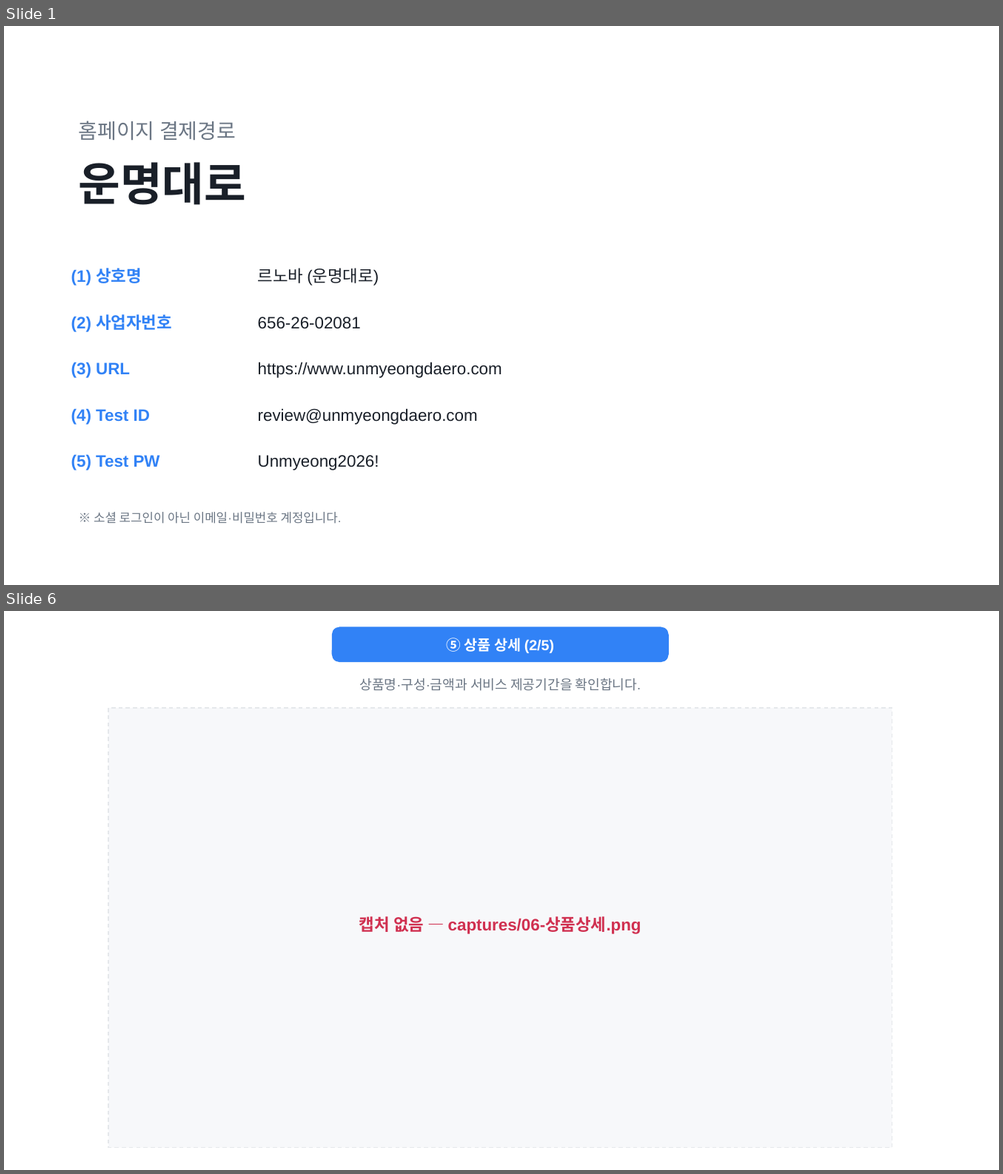
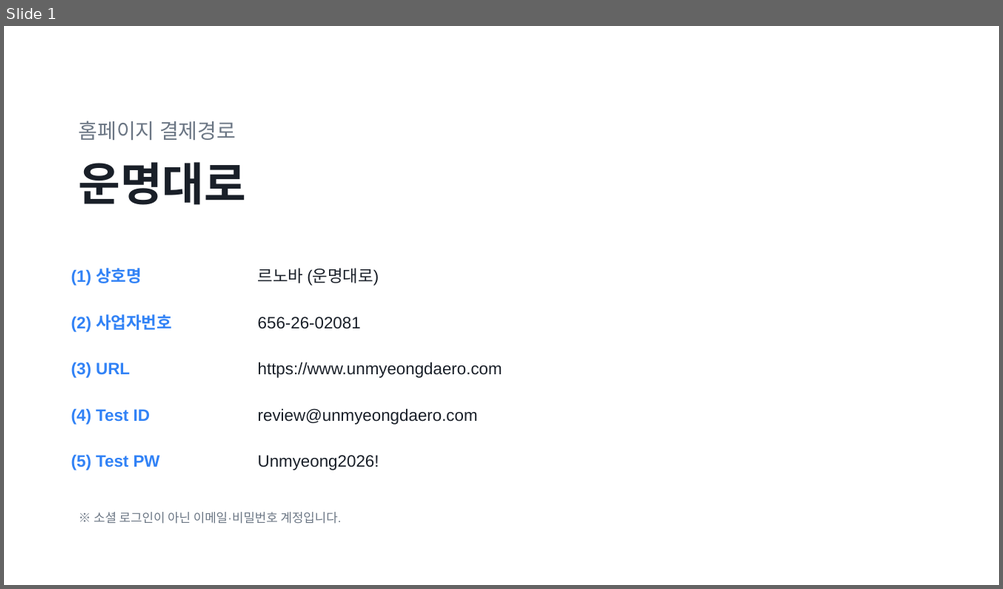
Before and after one commit to seozenee/unmyeongdaero, a slide deck: docs/토스페이먼츠/결제경로_운명대로.pptx. Shown one above the other, each under a label of ours: slides 1 and 6 before the commit, slide 1 after it; the slides between them are not shown. The pictures are 1003x1174 and 1003x589 pixels, drawn with LibreOffice and Linux fonts; fonts in the diff are those of the drawing. Boxes give left, top, right and bottom in pixels: in the first picture for what was removed or moved away, otherwise in the second. Text is boxed around its words. In the diff, an @@ line names an element or a change of style, - is before the commit and + after.

```diff
--- a/docs/토스페이먼츠/결제경로_운명대로.pptx
+++ b/docs/토스페이먼츠/결제경로_운명대로.pptx
@@ slide 6 removed at [4, 611, 999, 1170], background #FFFFFF @@
@@ rounded rectangle removed at [333, 627, 668, 662] @@
@@ text removed at [446, 638, 554, 653] @@
-⑤ 상품 상세 (2/5)
@@ text removed at [359, 678, 640, 691] @@
-상품명·구성·금액과 서비스 제공기간을 확인합니다.
@@ rectangle removed at [108, 708, 892, 1148] @@
@@ text removed at [359, 917, 641, 934] @@
-캡처 없음 — captures/06-상품상세.png
```
Also in this commit, not shown: 9 slides changed, 2 slides added, 19 other files.
